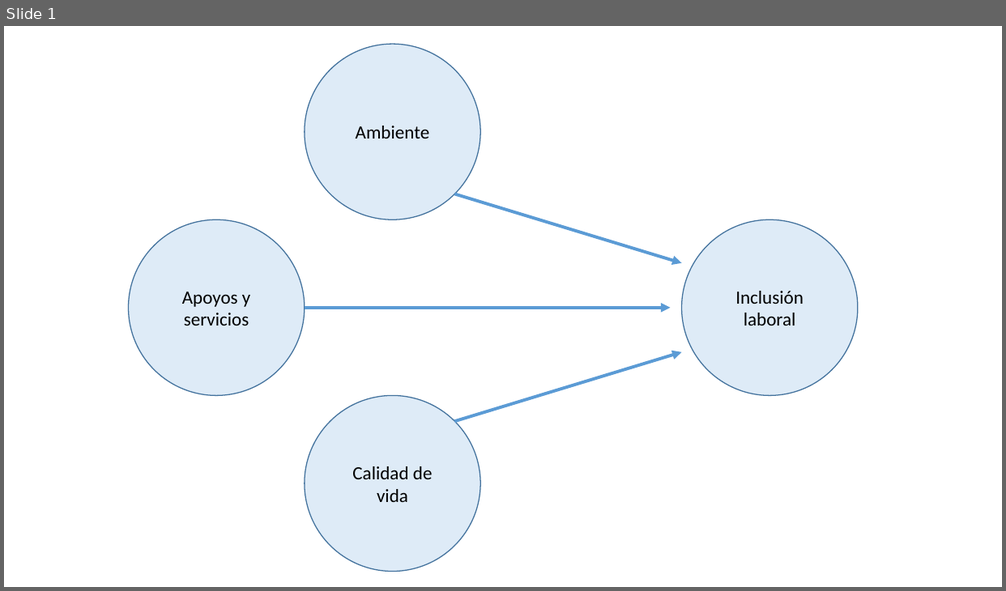
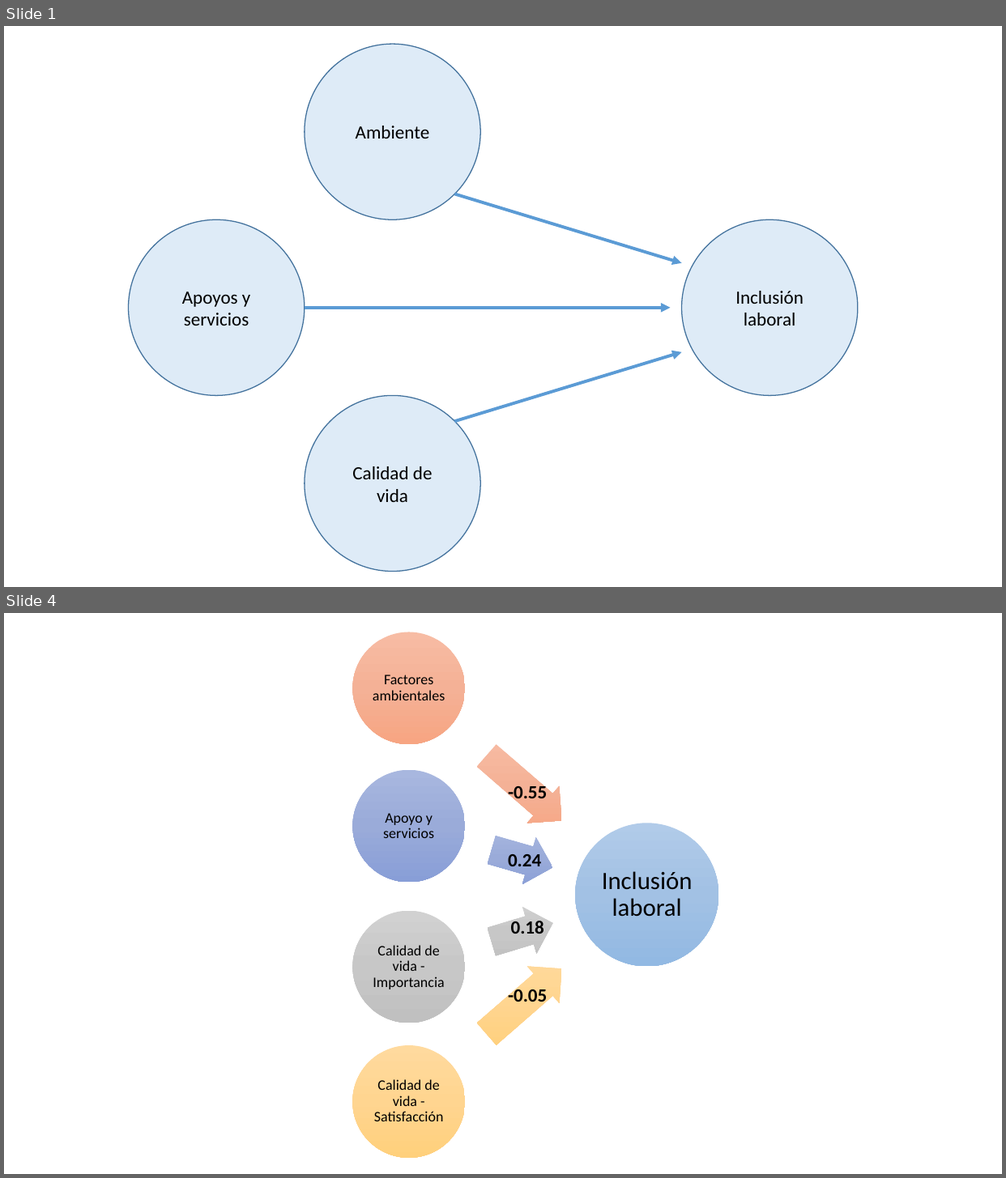
Before and after one commit to haachicanoy/Statistical_consulting, a slide deck: _occupational_therapy/_report/innermodel.pptx. Shown one above the other, each under a label of ours: slide 1 before the commit, slides 1 and 4 after it; the slides between them are not shown. The pictures are 1006x591 and 1006x1178 pixels, drawn with LibreOffice and Linux fonts; fonts in the diff are those of the drawing. Boxes give left, top, right and bottom in pixels: in the first picture for what was removed or moved away, otherwise in the second. Text is boxed around its words. In the diff, an @@ line names an element or a change of style, - is before the commit and + after.

```diff
--- a/_occupational_therapy/_report/innermodel.pptx
+++ b/_occupational_therapy/_report/innermodel.pptx
@@ slide 4 added at <box>4,613,1002,1174</box>, background #FFFFFF @@
@@ text added at <box>508,782,547,803</box>, 18 pt, text #000000, bold @@
+-0.55
@@ group added at <box>353,632,719,1158</box>: 5 ellipses, 5 texts, 4 right arrows @@
+Inclusión laboral
+Factores ambientales
+Calidad de vida - Importancia
+Calidad de vida - Satisfacción
+Apoyo y servicios
@@ text added at <box>508,854,541,871</box>, 18 pt, text #000000, bold @@
+0.24
@@ text added at <box>511,918,544,934</box>, 18 pt, text #000000, bold @@
+0.18
@@ text added at <box>508,986,547,1007</box>, 18 pt, text #000000, bold @@
+-0.05
```
Also in this commit, not shown: 2 other slides added, 4 other files.
